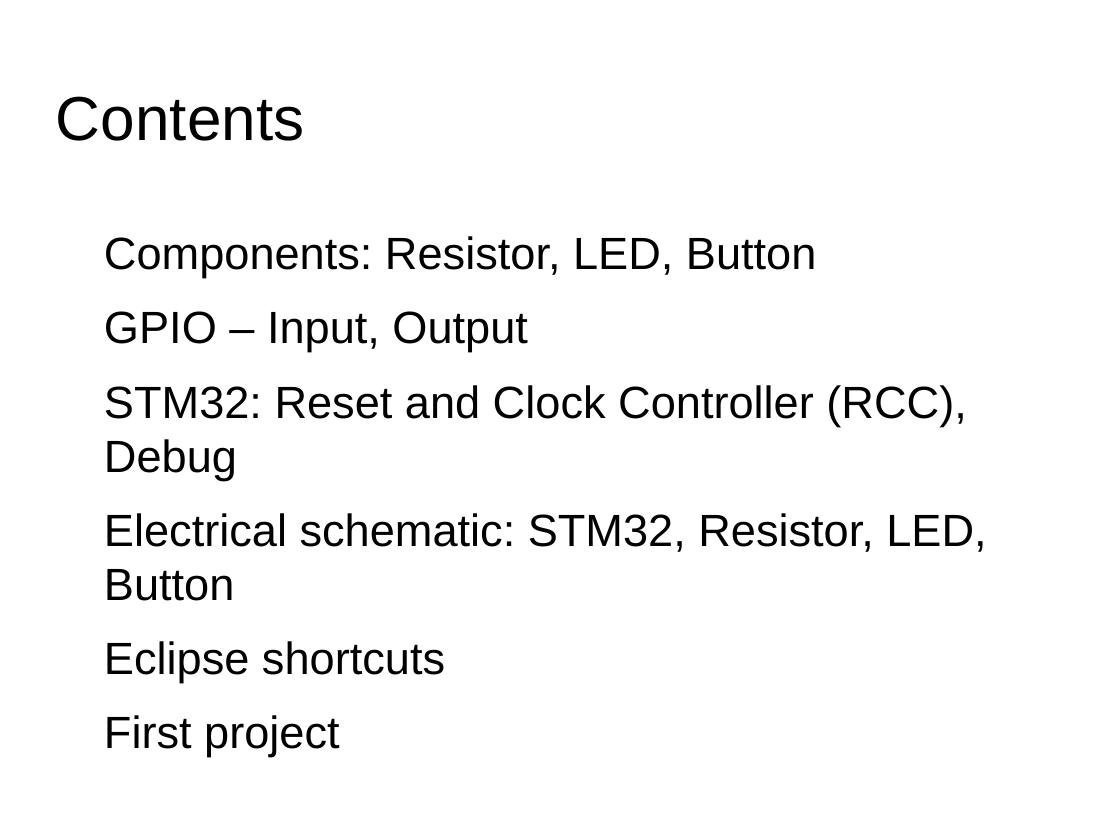
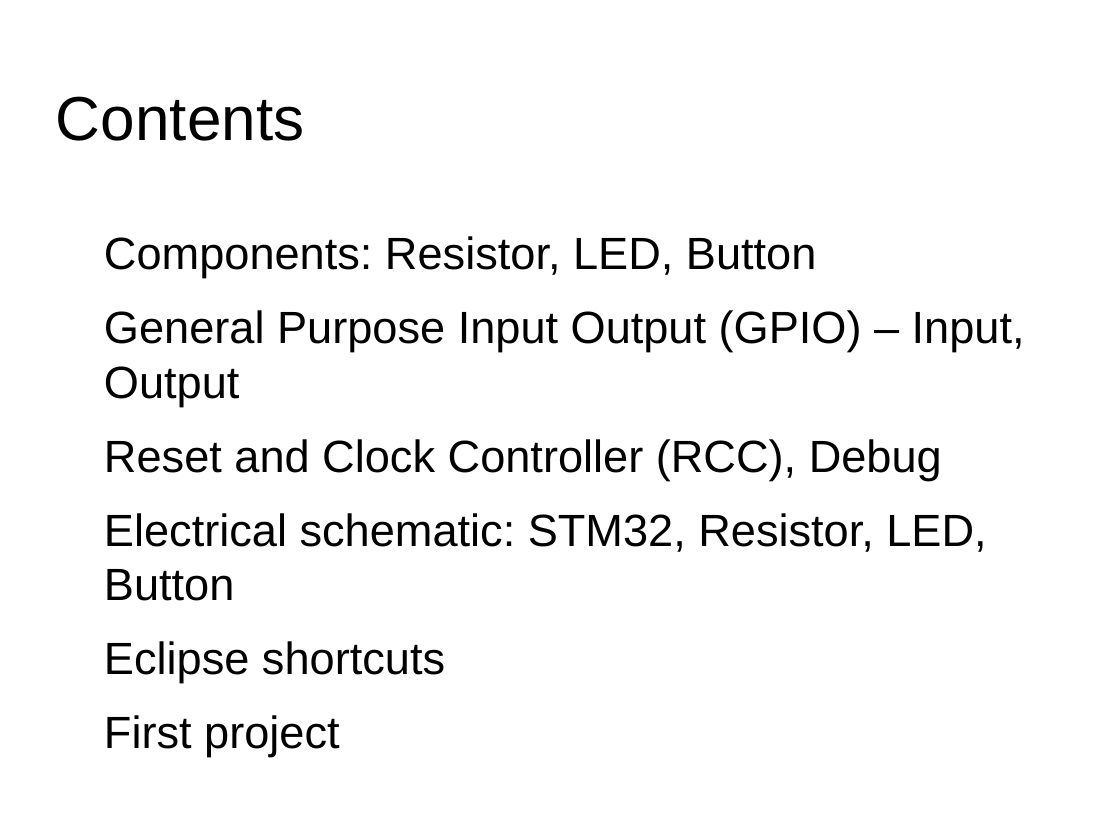
Before and after one commit to exclude-stm32course/Project-1, a slide deck: slide 2 of Docs/lecture.odp. Drawn at 1120x840 pixels with LibreOffice and Linux fonts; fonts in the diff are those of the drawing; background and template pictures are left out. Boxes give left, top, right and bottom in pixels: in the first picture for what was removed or moved away, otherwise in the second. Text is boxed around its words. In the diff, an @@ line names an element or a change of style, - is before the commit and + after.

```diff
--- a/Docs/lecture.odp
+++ b/Docs/lecture.odp
@@ text at <box>104,310,1025,480</box>: text changed @@
-● GPIO – Input, Output
-● STM32: Reset and Clock Controller (RCC), Debug
+● General Purpose Input Output (GPIO) – Input, Output
+● Reset and Clock Controller (RCC), Debug
```
Also in this commit, not shown: 9 other slides changed, 1 slide added, 26 other files.
